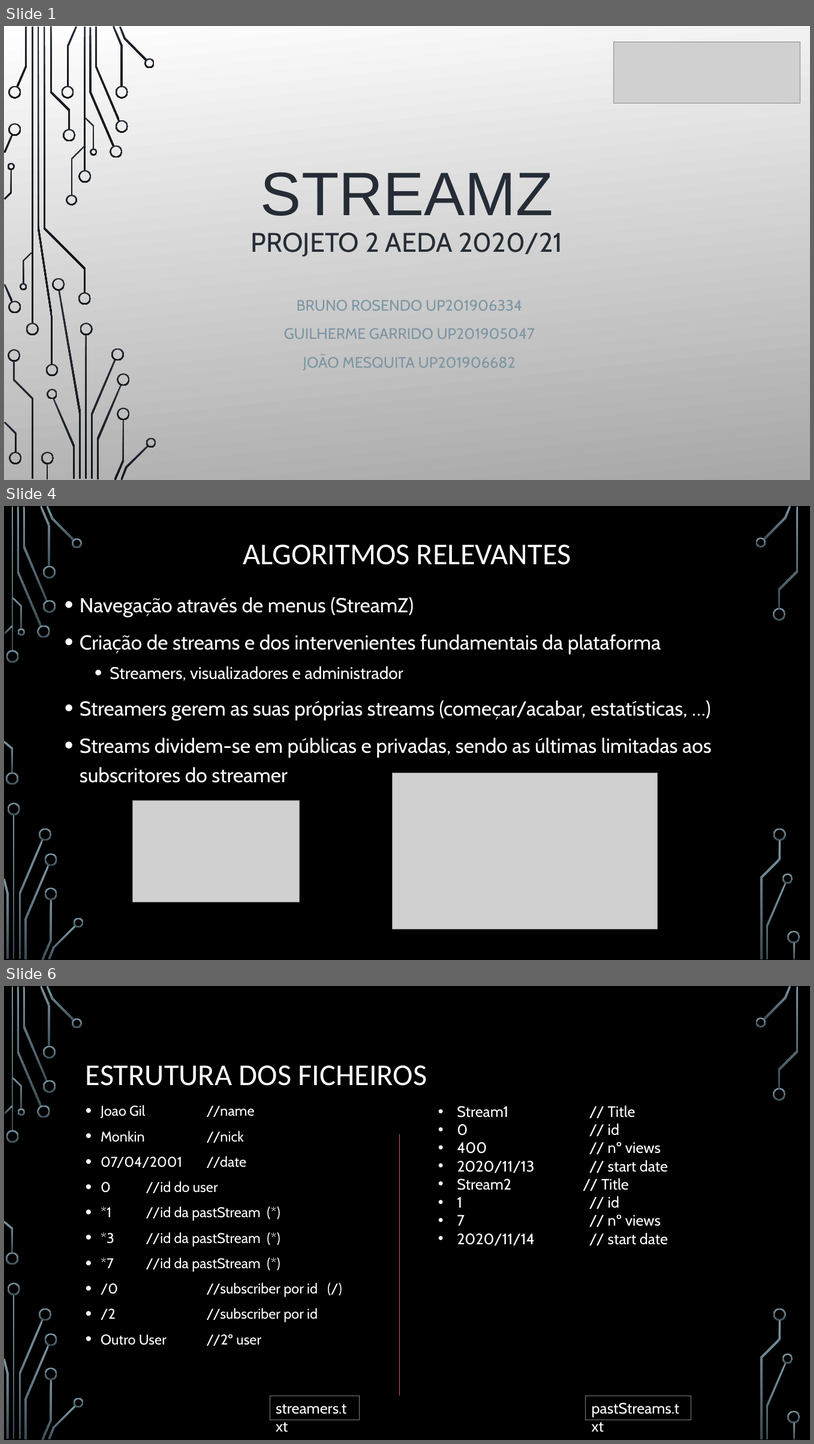
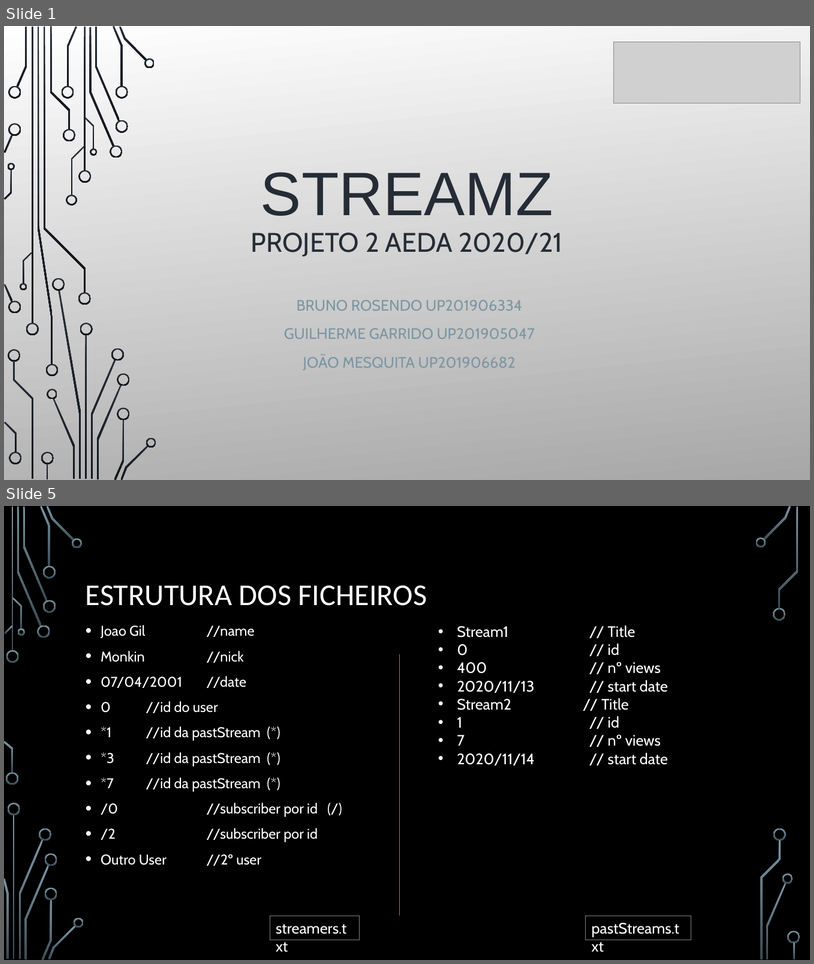
Before and after one commit to BrunoRosendo/StreamZ-AEDA-proj-, a slide deck: Parte 2.pptx. Shown one above the other, each under a label of ours: slides 1, 4 and 6 before the commit, slides 1 and 5 after it; the slides between them are not shown. The pictures are 814x1444 and 814x964 pixels, drawn with LibreOffice and Linux fonts; fonts in the diff are those of the drawing; grey boxes stand for pictures; background and template pictures are left out. Boxes give left, top, right and bottom in pixels: in the first picture for what was removed or moved away, otherwise in the second. Text is boxed around its words. In the diff, an @@ line names an element or a change of style, - is before the commit and + after.

```diff
--- a/Parte 2.pptx
+++ b/Parte 2.pptx
@@ slide 4 removed at (x1=4, y1=506, x2=810, y2=960), background picture (left out); not listed: 36 template elements that a slide beside it also shows @@
@@ title removed at (x1=243, y1=544, x2=571, y2=565) @@
-ALGORITMOS RELEVANTES
@@ text removed at (x1=80, y1=597, x2=712, y2=783) @@
-• Navegação através de menus (StreamZ)
-• Criação de streams e dos intervenientes fundamentais da plataforma
-  • Streamers, visualizadores e administrador
-• Streamers gerem as suas próprias streams (começar/acabar, estatísticas, …)
-• Streams dividem-se em públicas e privadas, sendo as últimas limitadas aos subscritores do streamer
@@ picture removed at (x1=392, y1=773, x2=658, y2=929) @@
@@ picture removed at (x1=133, y1=800, x2=300, y2=901) @@
@@ what was slide 6 is now slide 5 @@
```
Also in this commit, not shown: 5 slides changed, 2 slides added, 3 other slides removed.
